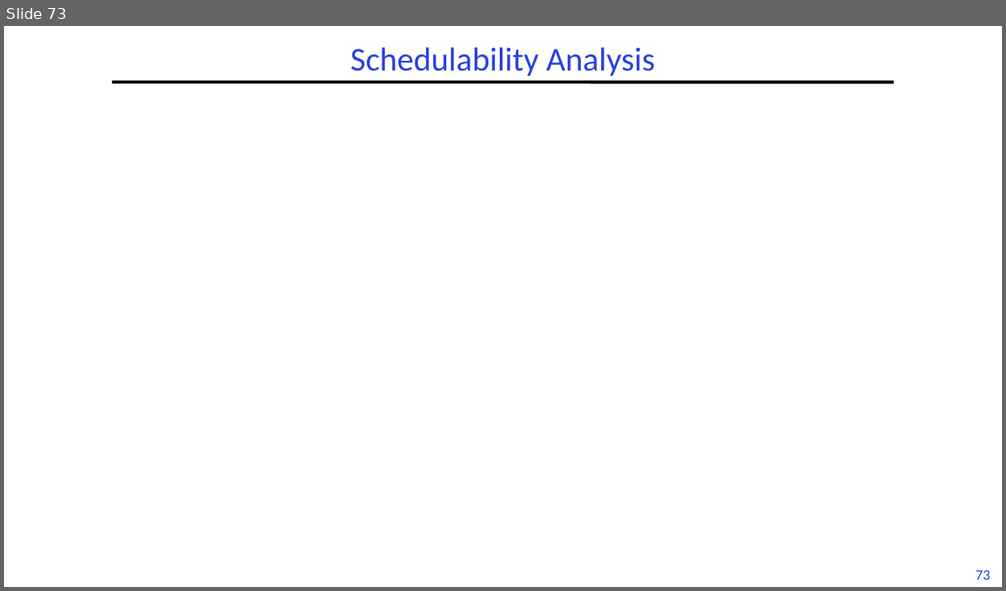
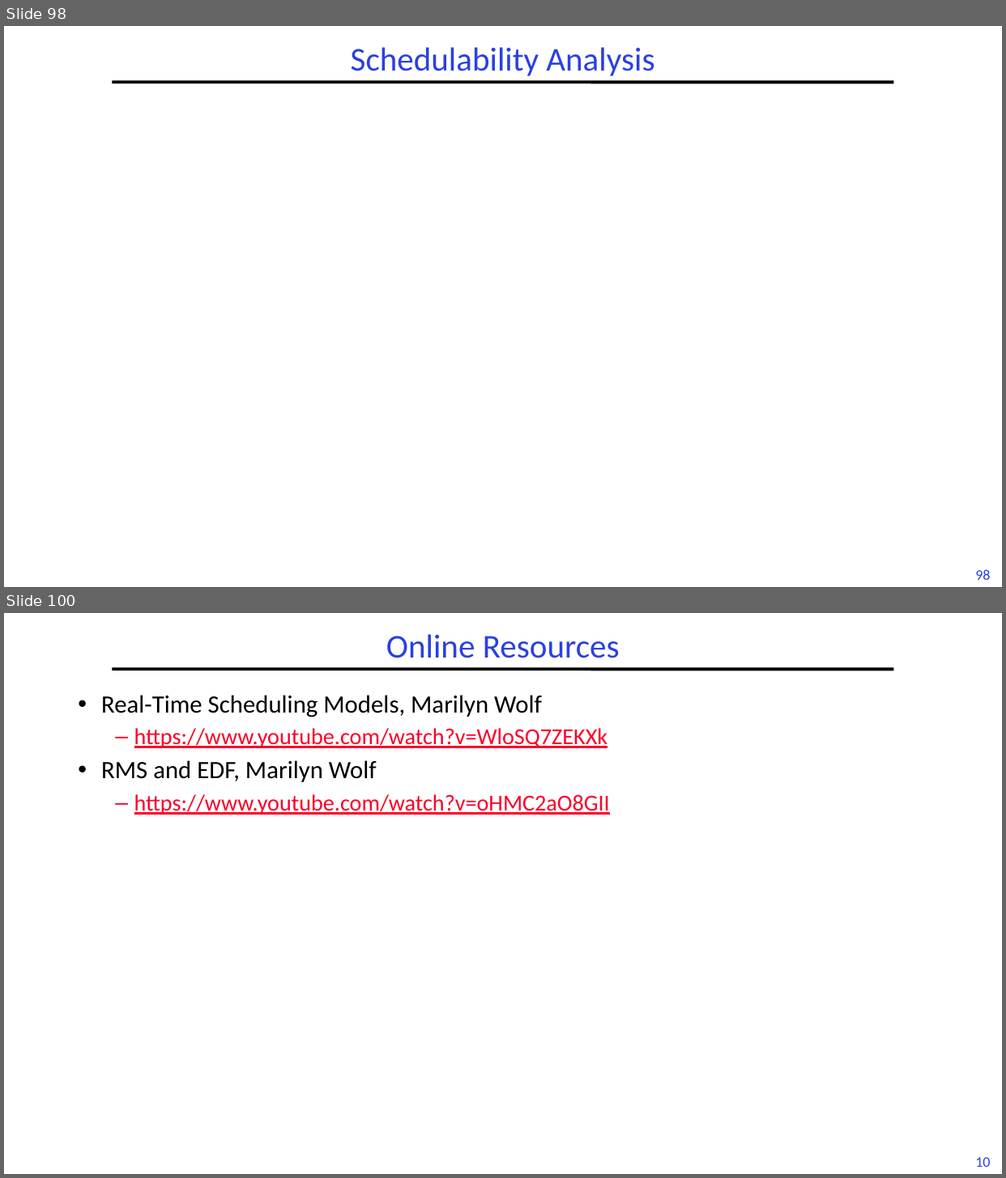
Before and after one commit to guhofstra/CSC256Fa25, a slide deck: PPTs/L6-RTScheduling.pptx. Shown one above the other, each under a label of ours: slide 73 before the commit, slides 98 and 100 after it; the slides between them are not shown. The pictures are 1006x591 and 1006x1178 pixels, drawn with LibreOffice and Linux fonts; fonts in the diff are those of the drawing; grey boxes stand for pictures. Boxes give left, top, right and bottom in pixels: in the first picture for what was removed or moved away, otherwise in the second. Text is boxed around its words. In the diff, an @@ line names an element or a change of style, - is before the commit and + after.

```diff
--- a/PPTs/L6-RTScheduling.pptx
+++ b/PPTs/L6-RTScheduling.pptx
@@ slide 100 added at [4, 613, 1002, 1174], background #FFFFFF; not listed: 2 template elements that a slide beside it also shows @@
@@ title added at [386, 634, 620, 658], 32 pt, text #2A40E2 @@
+Online Resources
@@ text added at [101, 695, 610, 815], 22 pt, text #FC0128, underline @@
+• Real-Time Scheduling Models, Marilyn Wolf
+  – https://www.youtube.com/watch?v=WloSQ7ZEKXk
+• RMS and EDF, Marilyn Wolf
+  – https://www.youtube.com/watch?v=oHMC2aO8GII
@@ what was slide 73 is now slide 98 @@
@@ page number at [975, 570, 990, 580]: text changed @@
-73
+98
```
Also in this commit, not shown: 3 slides changed, 1 other file.
